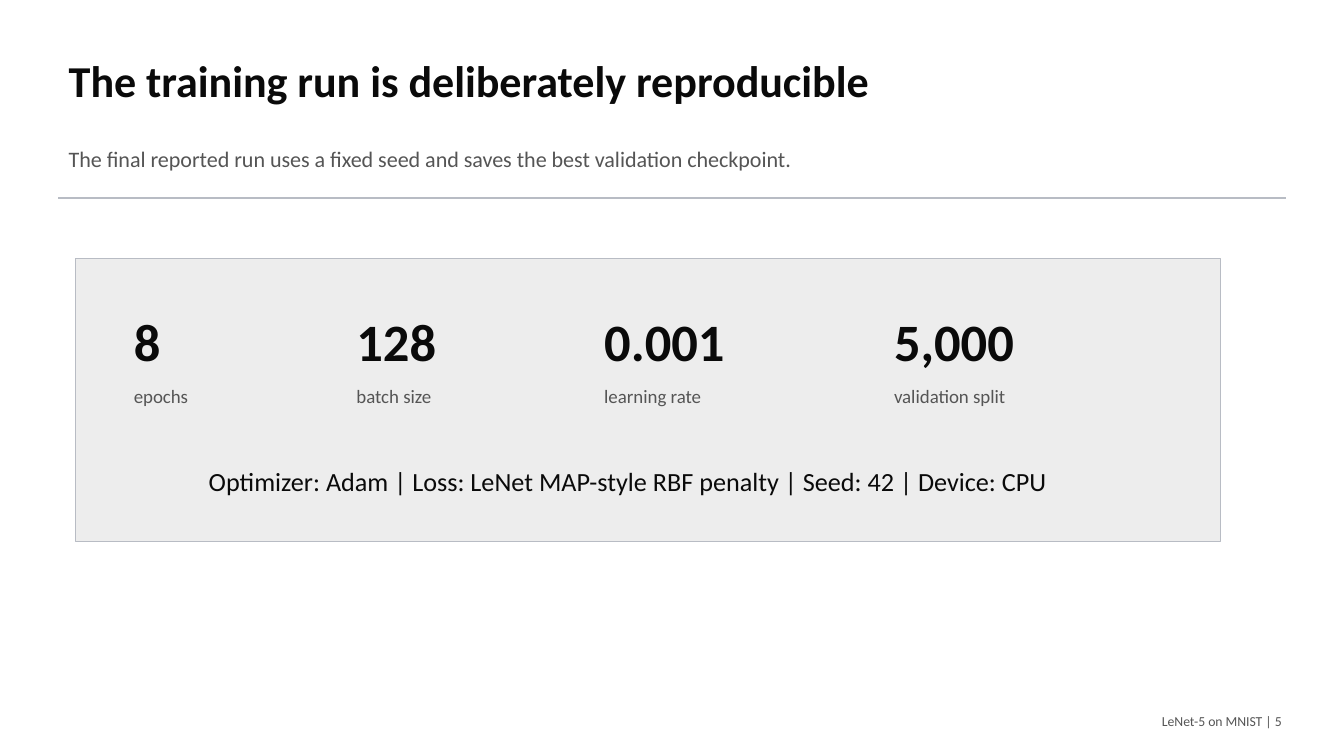
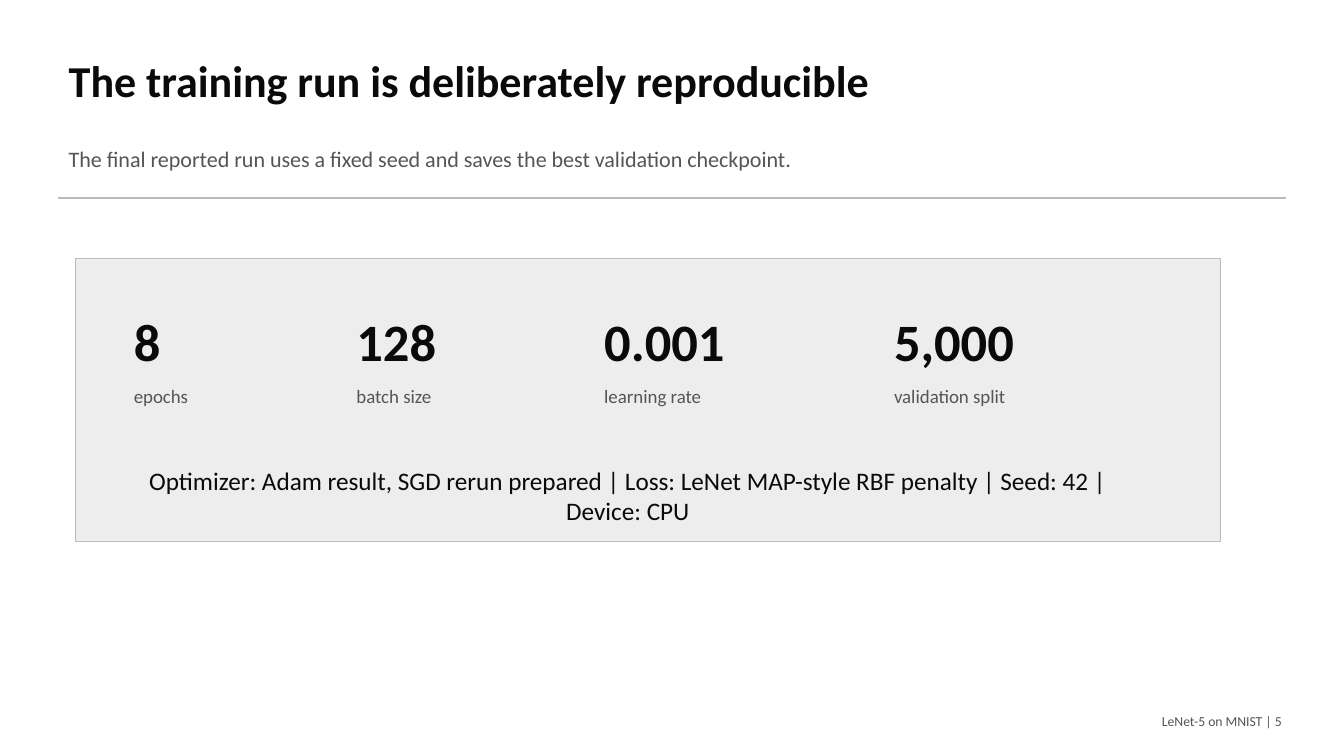
Before and after one commit to macbehnke/NN_funds_project, a slide deck: slide 5 of slides/LeNet5_MNIST_Final_Presentation.pptx. Drawn at 1344x756 pixels with LibreOffice and Linux fonts; fonts in the diff are those of the drawing. Boxes give left, top, right and bottom in pixels: in the first picture for what was removed or moved away, otherwise in the second. Text is boxed around its words. In the diff, an @@ line names an element or a change of style, - is before the commit and + after.

Commit message:
Add historical SGD optimizer option

```diff
--- a/slides/LeNet5_MNIST_Final_Presentation.pptx
+++ b/slides/LeNet5_MNIST_Final_Presentation.pptx
@@ text at (149,472,1089,520): text changed; size 18.8 to 18 pt @@
-Optimizer: Adam | Loss: LeNet MAP-style RBF penalty | Seed: 42 | Device: CPU
+Optimizer: Adam result, SGD rerun prepared | Loss: LeNet MAP-style RBF penalty | Seed: 42 | Device: CPU
```
Also in this commit, not shown: 2 other slides changed, 6 other files.
